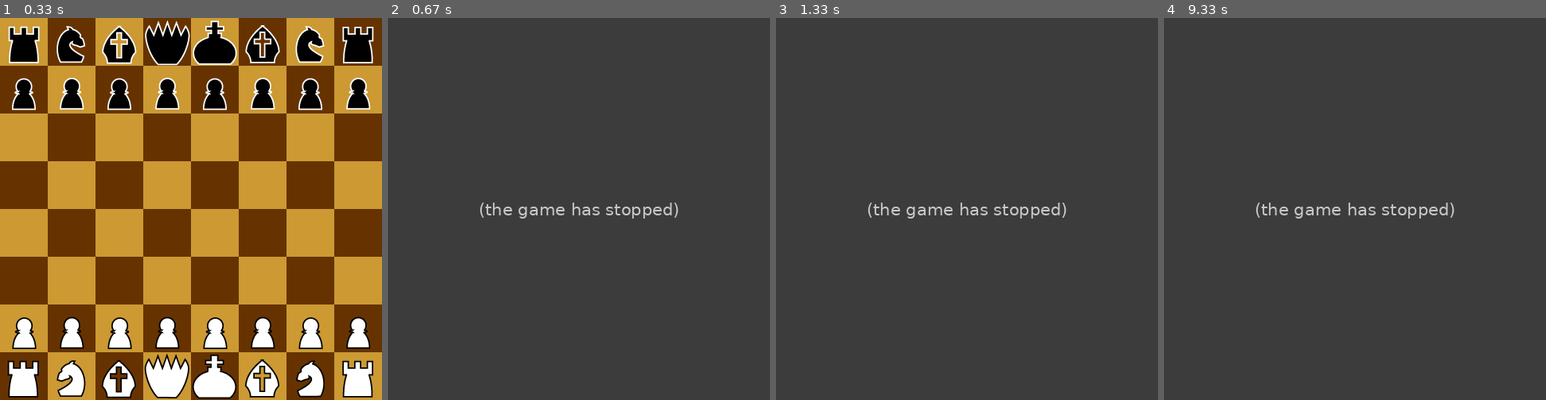
Above: before the commit, frames 1-4 (left to right).
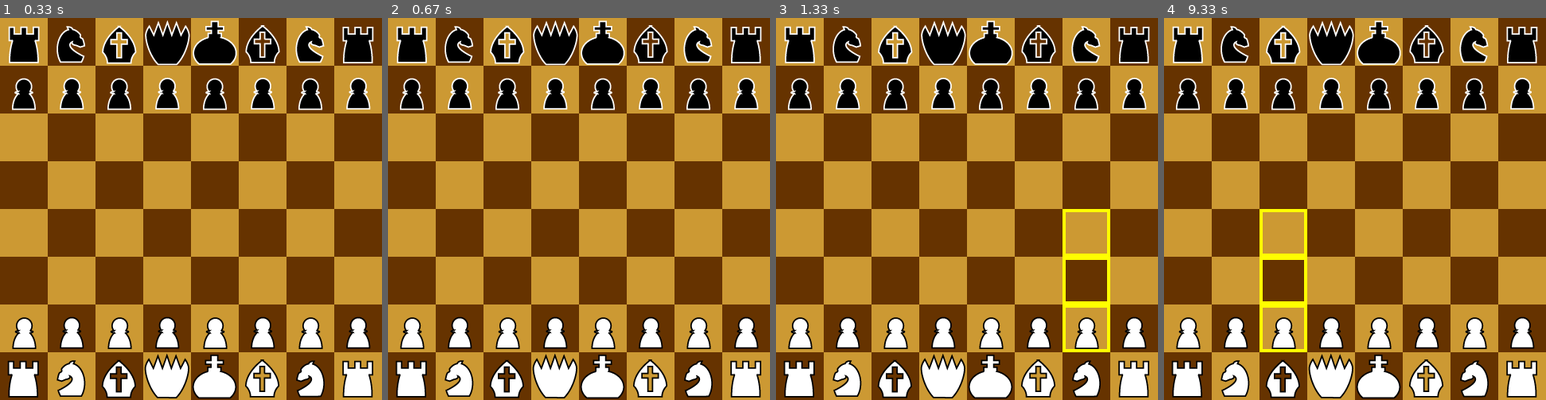
Above: after the commit, the same moments.

Repository: mbocamazo/Phoenix-Chess
Game: pygame game, started from ChessClient.py
The game is run twice, just before and just after one commit, with the same random seed, the same clock (stepped at 60 frames per second) and the same inputs. The source is Python 2; it was converted automatically to run under Python 3.
Inputs (mouse positions are in pixels of both pictures, inside the frame that each line leads up to):
- Up to frame 1 (0.33 s): no input
- Up to frame 2 (0.67 s): hold Esc from 0.33 s (still down); hold Right from 0.33 s (still down); move the mouse to (563, 224) at 0.37 s
- Up to frame 3 (1.33 s): release Esc at 0.8 s; release Right at 0.8 s; press the mouse at (848, 151) at 0.87 s; move the mouse to (848, 224) at 0.97 s; release the mouse at (848, 296) at 1.1 s; click (1104, 342) at 1.22 s
- Up to frame 4 (9.33 s): click (1362, 79) at 1.55 s; hold Right 1.83-2.3 s; hold Esc 2.83-3.37 s; hold Left 2.83-3.37 s; click (1297, 319) at 9.28 s

Frame 1 is identical in both runs. In frame 2, 100% of the frame differs, in the area x 0-100%, y 0-100%; in frame 3, 100%; in frame 4, 100%.
Before the commit the program exited at 0.33 s; later frames show no game.

Commit message:
fixed accidental push of wrong files

Diff:
--- a/ChessClient.py
+++ b/ChessClient.py
@@ -6,51 +6,30 @@
 from pygame.locals import *
 
 from pprint import pprint
-"""List of grievances: parallelization
-quit on machine's turn
-beginning menu
-Chris: if an issue, implement multithreading
-"""
 
 class Player:
     def __init__(self,color):
         self.color = color
 
-class Human(Player):
-    def __init__(self,color,board_model):
-        super(Player,self).__init__(color)
-        self.board_model = board_model
-
-    def get_next_move(self,event):
-        pass
-
-    def make_next_move(event):
-        move = self.get_next_move(event)
-        board_model.addMove(move)
-
 class ChessClient:
 
     def mainLooptemp(self):
 
         chess = ChessBoard()
-        board = chess.getBoard()
-        turn = chess.getTurn()
 
         clock = pygame.time.Clock()
         screen = pygame.display.set_mode((480, 480),1)
         pygame.display.set_caption('ChessBoard Client')
         view = PyGameWindowView(chess,screen)
-
+        controller = Controller(chess)
         running = True
 
-#        posRect = pygame.Rect(0,0,60,60)
-        posRect = chess.posRect
-
-        mousePos = chess.mousePos
-        markPos = chess.markPos
-        validMoves = chess.validMoves
-
-        gameResults = ["","WHITE WINS!","BLACK WINS!","STALEMATE","DRAW BY THE FIFTY MOVES RULE","DRAW BY THE THREE REPETITION RULE"]
+#        AI_color = ChessBoard.BLACK
+        player_color = ChessBoard.WHITE
+        human_player = Player(player_color)
+#        AI = (AI_color)
+        player_2_color = ChessBoard.BLACK
+        human_player_2 = Player(player_2_color)
 
         while running:
             clock.tick(30)
@@ -60,103 +39,106 @@
                     running = False
                     pygame.quit()
                     return
-                elif event.type == KEYDOWN:
-                    if event.key == K_ESCAPE:
-                        return
-                    elif event.key == K_LEFT:
-                        chess.undo()
-                    elif event.key == K_RIGHT:
-                        chess.redo()
-                    elif event.unicode in ("f","F"):
-                        print chess.getFEN()
-                    elif event.unicode in ("a","A"):
-                        an = chess.getAllTextMoves(chess.AN)
-                        if an:
-                            print "AN: " + ", ".join(an)
-                    elif event.unicode in ("s","S"):
-                        san = chess.getAllTextMoves(chess.SAN)
-                        if san:
-                            print "SAN: " + ", ".join(san)
-                    elif event.unicode in ("l","L"):
-                        lan = chess.getAllTextMoves(chess.LAN)
-                        if lan:
-                            print "LAN: " + ", ".join(lan)
-                    board = chess.getBoard()
-                    turn = chess.getTurn()
-                    markPos[0] = -1
-                    validMoves = []
-
-                if not chess.isGameOver():
-                    if event.type == MOUSEMOTION:
-                        mx = event.pos[0]
-                        my = event.pos[1]
-                        mousePos[0] = mx/60
-                        mousePos[1] = my/60
-                    elif event.type == MOUSEBUTTONDOWN:
-                        if mousePos[0] != -1:
-                            if markPos[0] == mousePos[0] and markPos[1] == mousePos[1]:
-                                markPos[0] = -1
-                                validMoves = []
-                            else:
-                                if (turn==ChessBoard.WHITE and board[mousePos[1]][mousePos[0]].isupper()) or \
-                                   (turn==ChessBoard.BLACK and board[mousePos[1]][mousePos[0]].islower()):
-                                    markPos[0] = mousePos[0]
-                                    markPos[1] = mousePos[1]
-                                    validMoves = chess.getValidMoves(tuple(markPos))
-
-                                else:
-                                    if markPos[0] != -1:
-                                        res = chess.addMove(markPos,mousePos)
-                                        if not res and chess.getReason() == chess.MUST_SET_PROMOTION:
-                                            chess.setPromotion(chess.QUEEN)
-                                            res = chess.addMove(markPos,mousePos)
-                                        if res:
-                                            #print chess.getLastMove()
-                                            print chess.getLastTextMove(chess.SAN)
-                                            board = chess.getBoard()
-                                            turn = chess.getTurn()
-                                            markPos[0] = -1
-                                            validMoves = []
+                elif chess.getTurn() == human_player.color:
+                    controller.handle_event(event)
+                elif chess.getTurn() == human_player_2.color:
+                    controller.handle_event(event)
+
+            #multithread in python to be able to make calculations and quit during player's turn
+
+#            if chess.getTurn() == AI.color:
+#                    turn = machine.get_turn()
+#                    board.updatewithMachine'sturn
 
             if chess.isGameOver():
-                pygame.display.set_caption("Game Over! (Reason:%s)" % gameResults[chess.getGameResult()])
-                validMoves = []
-                markPos[0] = -1
-                markPos[1] = -1
+                view.end_game_display()
+                chess.validMoves = []
+                self.chess.markPos[0] = -1
+                self.chess.markPos[1] = -1
             else:
                 pygame.display.set_caption('ChessBoard Client')
 
             view.draw(chess)
-#            y = 0
-#            for rank in board:
-#                x = 0
-#                for p in rank:
-#                    screen.blit(pieces[(x+y)%2][p],(x*60,y*60))
-#                    x+=1
-#                y+=1
-
-#            if markPos[0] != -1:
-#                posRect.left = markPos[0]*60
-#                posRect.top = markPos[1]*60
-#                pygame.draw.rect(screen, (255,255,0),posRect, 4)
-
-#            for v in validMoves:
-#                posRect.left = v[0]*60
-#                posRect.top = v[1]*60
-#                pygame.draw.rect(screen, (255,255,0),posRect, 4)
-
             pygame.display.flip()
+
         pygame.quit()
+
+class Controller:
+    def __init__(self,chess):
+        self.chess = chess
+        self.board = chess.getBoard()
+
+    def update_board(self):
+        self.board = self.chess.getBoard()
+
+    def handle_event(self,event):
+        self.update_board()
+
+        if event.type == KEYDOWN:
+            if event.key == K_ESCAPE:
+                return
+            elif event.key == K_LEFT:
+                self.chess.undo()
+            elif event.key == K_RIGHT:
+                self.chess.redo()
+            elif event.unicode in ("f","F"):
+                print self.chess.getFEN()
+            elif event.unicode in ("a","A"):
+                an = self.chess.getAllTextMoves(self.chess.AN)
+                if an:
+                    print "AN: " + ", ".join(an)
+            elif event.unicode in ("s","S"):
+                san = self.chess.getAllTextMoves(self.chess.SAN)
+                if san:
+                    print "SAN: " + ", ".join(san)
+            elif event.unicode in ("l","L"):
+                lan = self.chess.getAllTextMoves(self.chess.LAN)
+                if lan:
+                    print "LAN: " + ", ".join(lan)
+            self.chess.markPos[0] = -1
+            self.chess.validMoves = []
+
+        if not self.chess.isGameOver():
+            if event.type == MOUSEMOTION:
+                mx = event.pos[0]
+                my = event.pos[1]
+                self.chess.mousePos[0] = mx/60
+                self.chess.mousePos[1] = my/60
+            elif event.type == MOUSEBUTTONDOWN:
+                if self.chess.mousePos[0] != -1:
+                    if self.chess.markPos[0] == self.chess.mousePos[0] and self.chess.markPos[1] == self.chess.mousePos[1]:
+                        self.chess.markPos[0] = -1
+                        self.chess.validMoves = []
+                    else:
+                        #if its your turn, you haven't selected any pieces yet, and the piece you clicked on is your own piece
+                        if (self.chess.getTurn()==ChessBoard.WHITE and self.board[self.chess.mousePos[1]][self.chess.mousePos[0]].isupper()) or \
+                           (self.chess.getTurn()==ChessBoard.BLACK and self.board[self.chess.mousePos[1]][self.chess.mousePos[0]].islower()):
+                            self.chess.markPos[0] = self.chess.mousePos[0]
+                            self.chess.markPos[1] = self.chess.mousePos[1]
+                            #sets the selected piece position equal to the mouse position
+                            self.chess.validMoves = self.chess.getValidMoves(tuple(self.chess.markPos))
+
+                        else:
+                            if self.chess.markPos[0] != -1:
+                                res = self.chess.addMove(self.chess.markPos,self.chess.mousePos)
+                                if not res and self.chess.getReason() == self.chess.MUST_SET_PROMOTION:
+                                    self.chess.setPromotion(self.chess.QUEEN)
+                                    res = self.chess.addMove(self.chess.markPos,self.chess.mousePos)
+                                if res:
+                                    print self.chess.getLastTextMove(self.chess.SAN)
+                                    self.chess.markPos[0] = -1
+                                    self.chess.validMoves = []
+
 
 class PyGameWindowView:
     """Renders the state of the view and contains draw functions"""
+    gameResults = ["","WHITE WINS!","BLACK WINS!","STALEMATE","DRAW BY THE FIFTY MOVES RULE","DRAW BY THE THREE REPETITION RULE"]
     def __init__(self,chess,screen):
         self.chess = chess
         self.board = self.chess.getBoard()
         self.turn = self.chess.getTurn()
         self.screen = screen
         self.clock = pygame.time.Clock()
-
         self.pieces = [{},{}]
         self.pieces[0]["r"] = pygame.image.load("./img/brw.png")
         self.pieces[0]["n"] = pygame.image.load("./img/bnw.png")
@@ -185,9 +167,6 @@
         self.pieces[1]["P"] = pygame.image.load("./img/wpb.png")
         self.pieces[1]["."] = pygame.image.load("./img/b.png")
 
-#        self.posRect = pygame.Rect(0,0,60,60)
-#        self.mousePos = [-1,-1]
-#        self.markPos = [-1,-1]
 
     def drawPieces(self,chess):
         """Draws Board tiles and pieces"""
@@ -215,33 +194,22 @@
 
 
     def draw(self,chess):
-#        self.chess = ChessBoard()
         self.board = chess.getBoard()
         self.drawPieces(chess)
         self.drawMarkPos(chess)
         self.drawHighlights(chess)
+        self.title_game_display(chess)
+
+    def title_game_display(self,chess):
+        if chess.isGameOver():
+            pygame.display.set_caption("Game Over! (Reason:%s)" % self.gameResults[chess.getGameResult()])
+        else:
+            pygame.display.set_caption('ChessBoard Client')
 
 def main():
     pygame.init()
     g = ChessClient()
     g.mainLooptemp()
 
-
-
-#    model = TDModel(tile_grid)
-#    view = PyGameWindowView(model,screen)
-#    controller = PyGameMouseController(model,view)
-#    running = True
-#    while running:
-#        for event in pygame.event.get():
-#            if event.type == QUIT:
-#                pygame.mouse.set_cursor(*pygame.cursors.arrow)
-#                running = False
-#            controller.handle_mouse_event(event)
-#        model.update()
-#        view.draw()
-#        time.sleep(.001)
-#    pygame.quit()
-
 #this calls the 'main' function when this script is executed
 if __name__ == '__main__': main()
